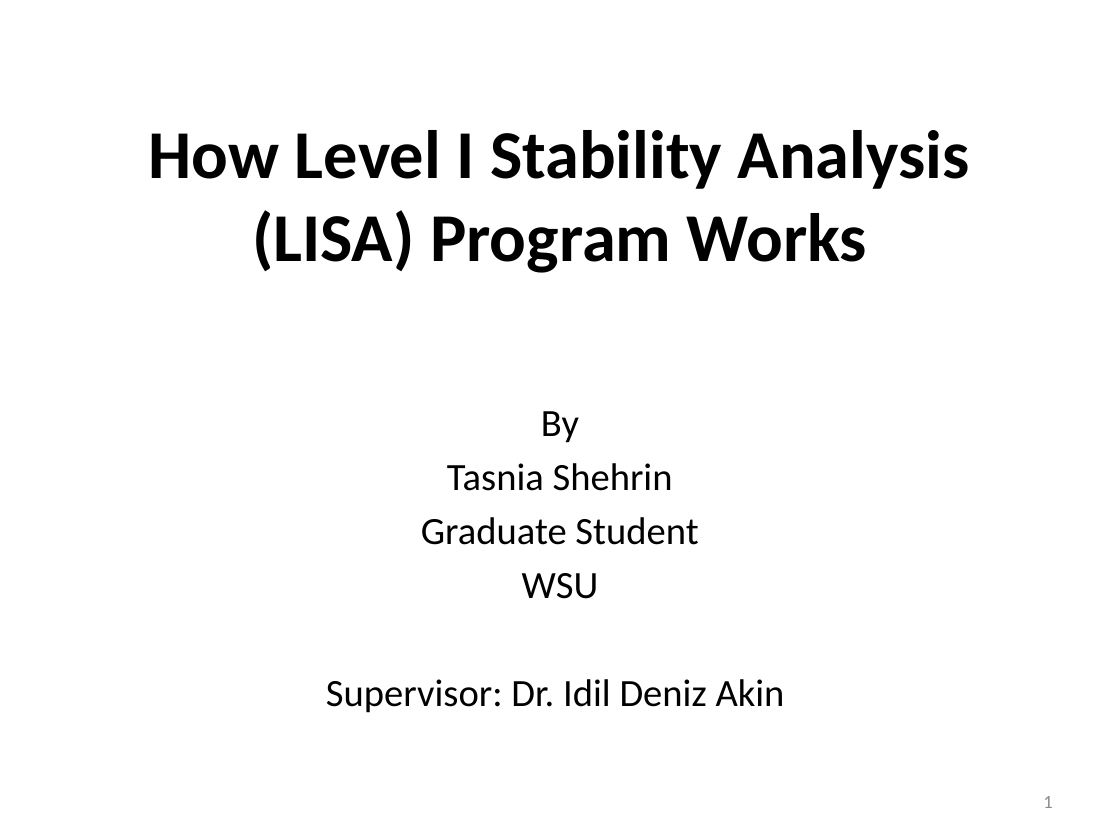
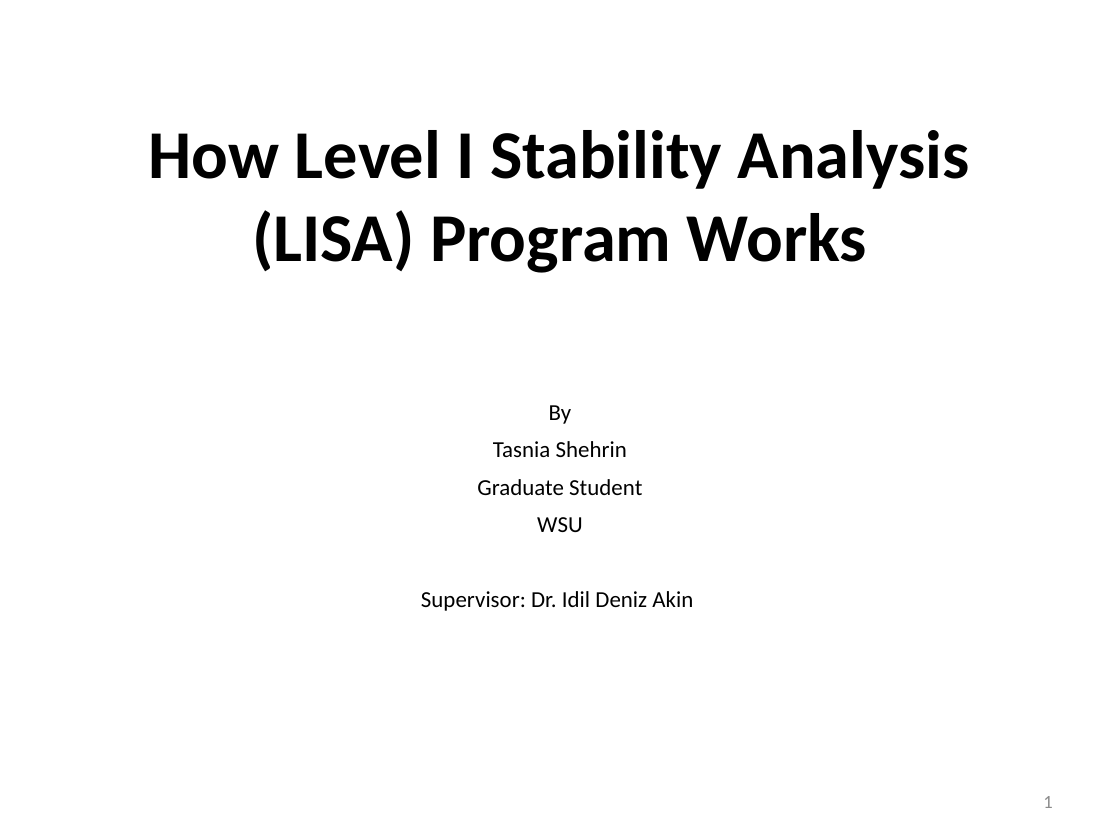
Before and after one commit to itstheholyginger/WSU-suction-based-LISA, a slide deck: slide 1 of LISA.pptx. Drawn at 1120x840 pixels with LibreOffice and Linux fonts; fonts in the diff are those of the drawing. Boxes give left, top, right and bottom in pixels: in the first picture for what was removed or moved away, otherwise in the second. Text is boxed around its words. In the diff, an @@ line names an element or a change of style, - is before the commit and + after.

```diff
--- a/LISA.pptx
+++ b/LISA.pptx
@@ text "By" at bbox=[421, 405, 693, 611]: size 24.8 to 14.7 pt; more space between paragraphs @@
```
Also in this commit, not shown: 14 other slides changed, 21 other files.
